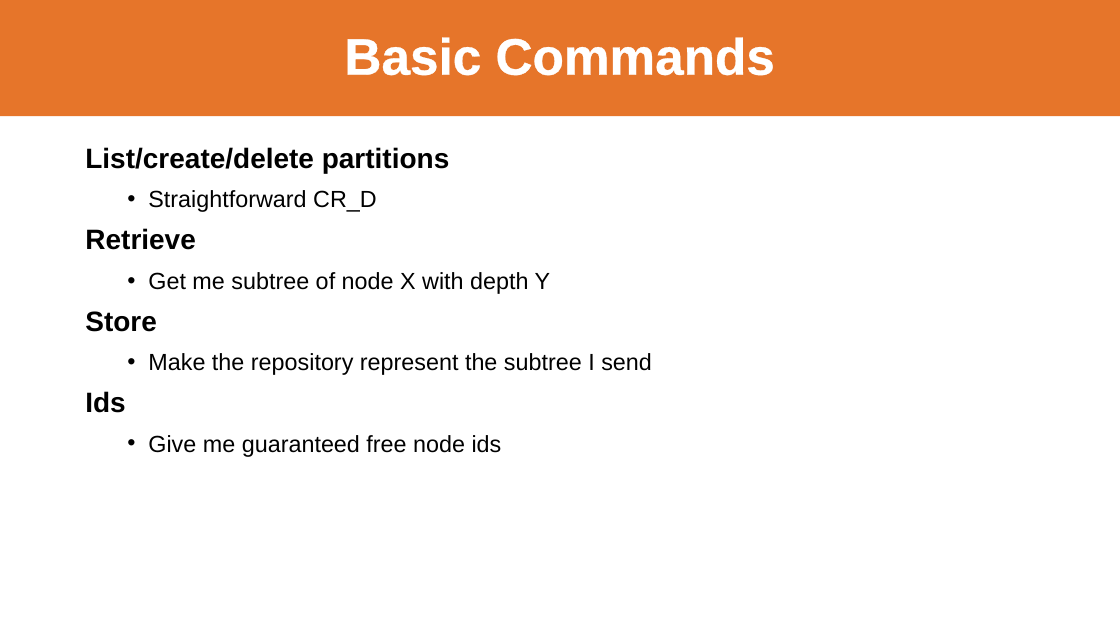
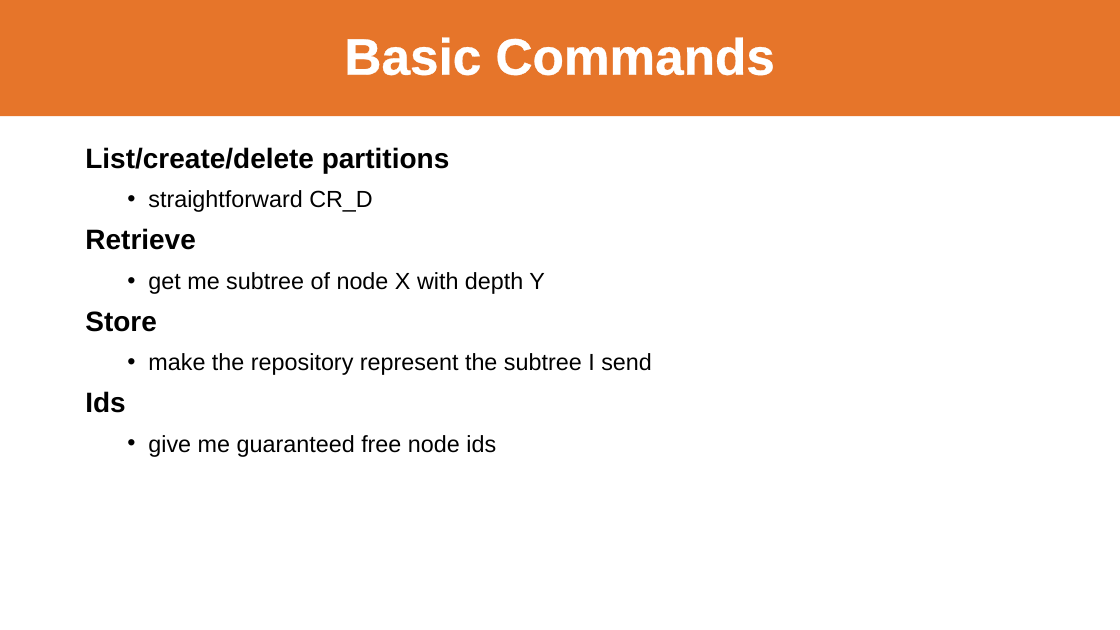
Before and after one commit to LionWeb-io/specification, a slide deck: slide 16 of resources/LangDev 2024 Talk.pptx (slide 26 before the commit). Drawn at 1120x630 pixels with LibreOffice and Linux fonts; fonts in the diff are those of the drawing; background and template pictures are left out. Boxes give left, top, right and bottom in pixels: in the first picture for what was removed or moved away, otherwise in the second. Text is boxed around its words. In the diff, an @@ line names an element or a change of style, - is before the commit and + after.

```diff
--- a/resources/LangDev 2024 Talk.pptx
+++ b/resources/LangDev 2024 Talk.pptx
@@ text at [148,190,373,212]: text changed @@
-  • Straightforward CR_D
+  • straightforward CR_D
@@ text at [148,272,545,294]: text changed @@
-  • Get me subtree of node X with depth Y
+  • get me subtree of node X with depth Y
@@ text at [148,353,652,375]: text changed @@
-  • Make the repository represent the subtree I send
+  • make the repository represent the subtree I send
@@ text at [148,435,496,457]: text changed @@
-  • Give me guaranteed free node ids
+  • give me guaranteed free node ids
```
Also in this commit, not shown: 20 other slides changed, 1 slide added, 1 slide removed.
